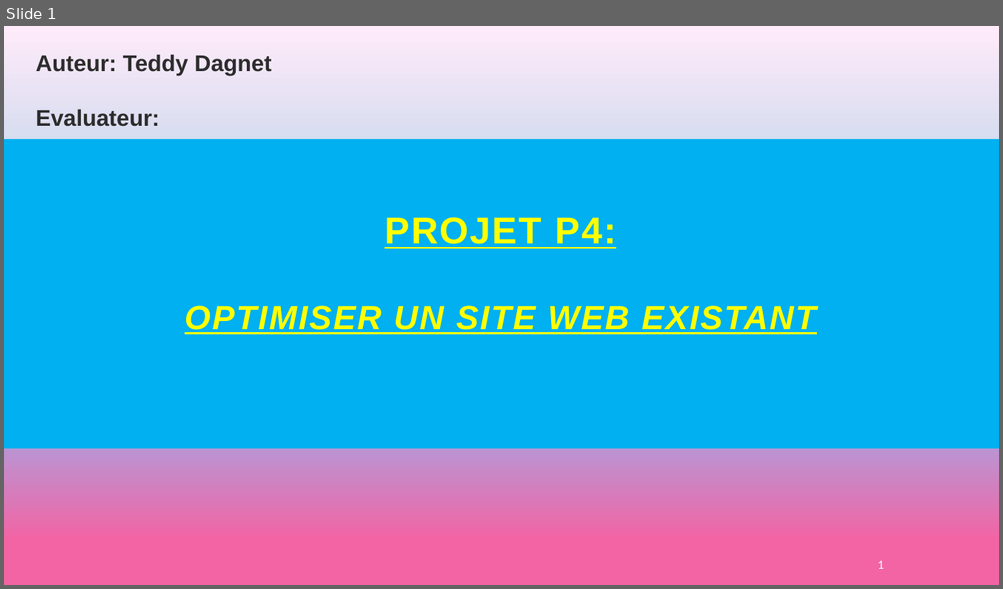
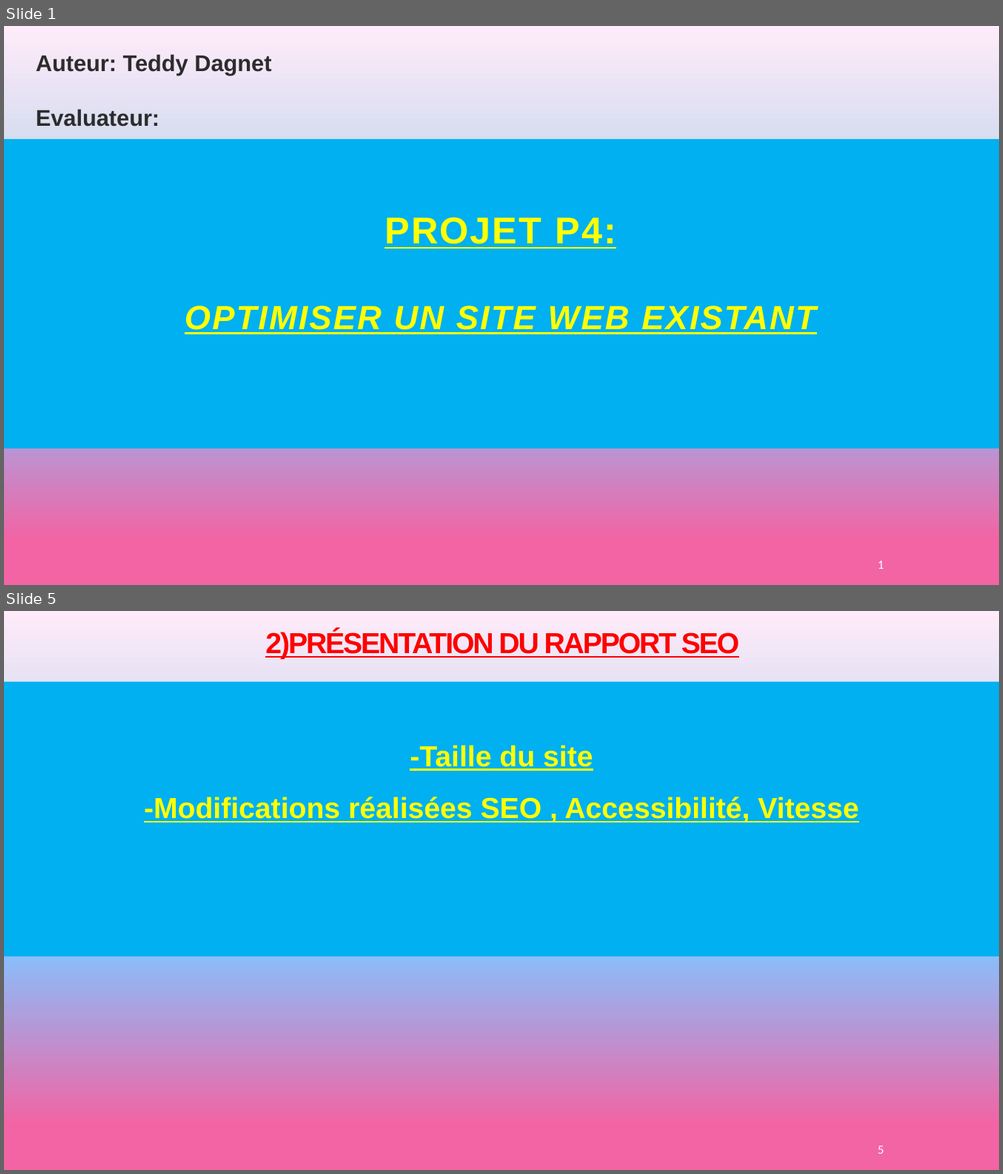
Before and after one commit to teddydagnet/projet-4, a slide deck: documents/audit/Présentation P4.pptx. Shown one above the other, each under a label of ours: slide 1 before the commit, slides 1 and 5 after it; the slides between them are not shown. The pictures are 1003x589 and 1003x1174 pixels, drawn with LibreOffice and Linux fonts; fonts in the diff are those of the drawing. Boxes give left, top, right and bottom in pixels: in the first picture for what was removed or moved away, otherwise in the second. Text is boxed around its words. In the diff, an @@ line names an element or a change of style, - is before the commit and + after.

```diff
--- a/documents/audit/Présentation P4.pptx
+++ b/documents/audit/Présentation P4.pptx
@@ slide 5 added at (4,611,999,1170), background gradient #F264A4 to #85C2FF to #C4D6EB to #FFEBFA @@
@@ title added at (265,630,739,659), 28 pt, text #FF0000, bold, underline @@
+2)PRÉSENTATION DU RAPPORT SEO
@@ rectangle added at (4,682,999,957), fill #00B0F0, 28 pt, text #FFFF00, bold, underline @@
+-Taille du site
+-Modifications réalisées SEO , Accessibilité, Vitesse
@@ page number added at (877,1146,883,1154), 12 pt, text #FFFFFF @@
+5
```
Also in this commit, not shown: 6 slides changed, 6 other slides added, 10 slides removed, 10 other files.
